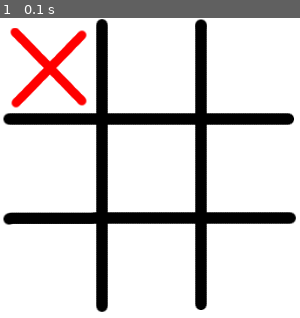
Above: before the commit, frame 1.
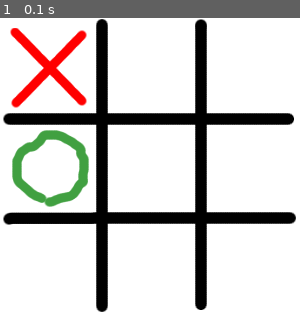
Above: after the commit, the same moment.

Repository: robertberry-zz/pygame-tictactoe
Game: pygame game, started from tictactoe.py
Same seed, same stepped clock (60 frames per second), same inputs: the game is played once before the commit and once after it. The source is Python 2; it was converted automatically to run under Python 3.
Inputs:
- Up to frame 1 (0.1 s): no input

The runs differ from the first frame. In frame 1, 2.4% of the frame differs, in the area x 4-30%, y 37-63%.

Commit message:
adding grid class

Diff:
--- a/tictactoe.py
+++ b/tictactoe.py
@@ -32,21 +32,42 @@
         Sprite.__init__(self)
         self.image, self.rect = load_image('nought.png')
 
+class Grid(Sprite):
+    ROWS = 3
+    COLS = 3
+
+    def __init__(self):
+        Sprite.__init__(self)
+        self.image, self.rect = load_image('grid.png')
+        self.data = [[None for col in range(self.COLS)] \
+                     for row in range(self.ROWS)]
+        self.group = pygame.sprite.RenderPlain()
+
+    def get_top_left(self, x, y):
+        if not (0 <= x < self.COLS and 0 <= y < self.ROWS):
+            raise KeyError
+
+        return (10 + 100 * x, 10 + 100 * y)
+
+    def insert(self, x, y, piece):
+        piece.rect.topleft = self.get_top_left(x, y)
+        self.group.add(piece)
+
+    def draw(self, screen):
+        screen.blit(self.image, (0, 0))
+        self.group.draw(screen)
+
 def main():
     pygame.init()
     screen = pygame.display.set_mode([300, 300])
     pygame.display.set_caption(CAPTION)
 
-    background, background_rect = load_image('grid.png')
-    screen.blit(background, (0,0))
-    pygame.display.flip()
-
     clock = pygame.time.Clock()
 
     x = Cross()
-    x.rect.topleft = (10, 10)
-
-    sprites = pygame.sprite.RenderPlain((x))
+    grid = Grid()
+    grid.insert(0, 0, x)
+    grid.insert(0, 1, Nought())
 
     while True:
         clock.tick(MAXIMUM_FPS)
@@ -57,9 +78,7 @@
             elif event.type == KEYDOWN and event.key == K_ESCAPE:
                 return
 
-        sprites.update()
-        screen.blit(background, (0, 0))
-        sprites.draw(screen)
+        grid.draw(screen)
         pygame.display.flip()
 
 if __name__ == "__main__": main()
Not shown, added: .gitignore
